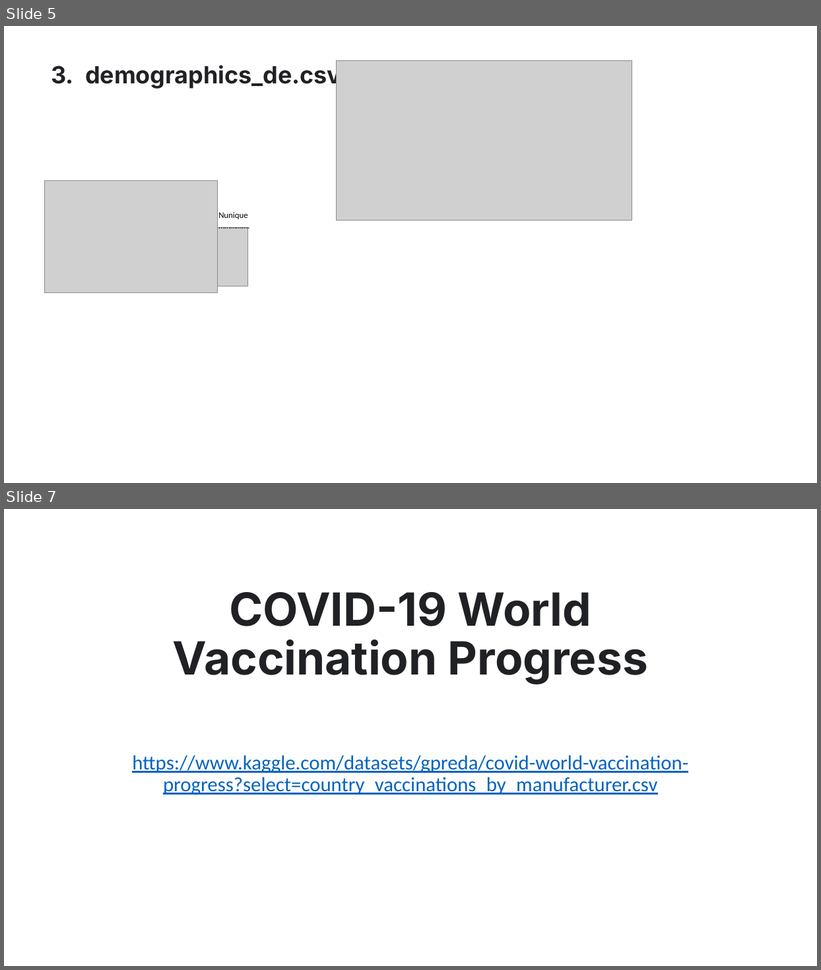
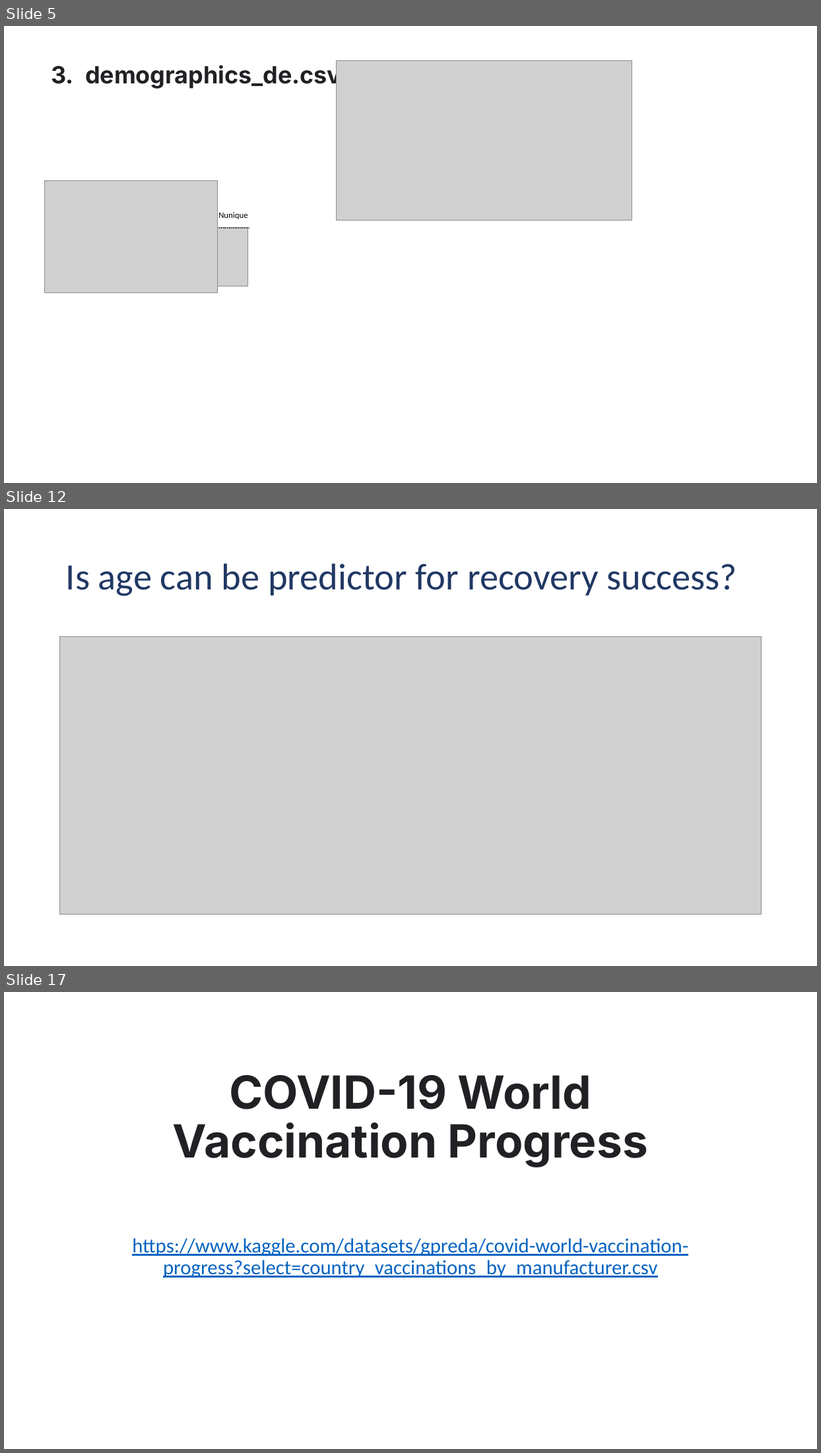
Before and after one commit to doctorf72/Naya-Practical-Data-Science-EDA-Project, a slide deck: initial analysis.pptx. Shown one above the other, each under a label of ours: slides 5 and 7 before the commit, slides 5, 12 and 17 after it; the slides between them are not shown. The pictures are 821x970 and 821x1453 pixels, drawn with LibreOffice and Linux fonts; fonts in the diff are those of the drawing; grey boxes stand for pictures; background and template pictures are left out. Boxes give left, top, right and bottom in pixels: in the first picture for what was removed or moved away, otherwise in the second. Text is boxed around its words. In the diff, an @@ line names an element or a change of style, - is before the commit and + after.

```diff
--- a/initial analysis.pptx
+++ b/initial analysis.pptx
@@ slide 12 added at (x1=4, y1=509, x2=817, y2=966), background #FFFFFF @@
@@ title added at (x1=66, y1=563, x2=737, y2=596), 44 pt, text #203864 @@
+Is age can be predictor for recovery success?
@@ picture added at (x1=60, y1=637, x2=762, y2=916) @@
@@ what was slide 7 is now slide 17 @@
```
Also in this commit, not shown: 1 slide changed, 9 other slides added.
